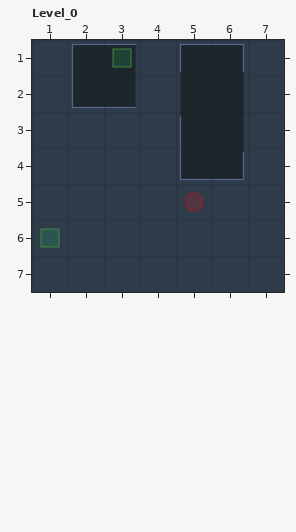
An edit to a level. LDtk project, assets/test_level.ldtk. The picture above was drawn from the file before the commit.
Cells are 256x256 px. Shown: Level_0 x 1..7, y 1..7.
The same view after the edit:
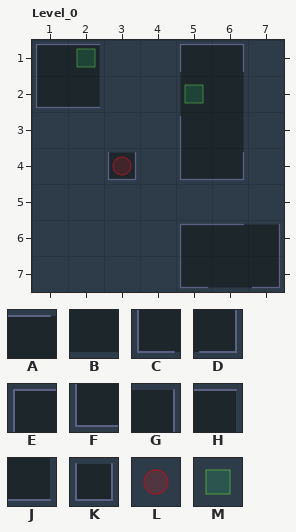
Key: from "Tileset_alt": A 3, B 6, C 8, D 9, E 12, F 28, G 33, H 35, J 43, K 45; from "Tileset_alt_limited_sizes": L 6, M 18.
Objects are placed by their top-left corner, in cells (3,4 is the top-left corner of cell 3,4); size is 1x1 cell unless given.
What changed:
{"where": "layer \"Time_machines\""}
{"was": "E \"Time_machine_part\" at 2,1", "now": "E \"Time_machine_part\" at 1,1"}
{"was": "H \"Time_machine_part\" at 3,1", "now": "H \"Time_machine_part\" at 2,1"}
{"was": "F \"Time_machine_part\" at 2,2", "now": "F \"Time_machine_part\" at 1,2"}
{"was": "J \"Time_machine_part\" at 3,2", "now": "J \"Time_machine_part\" at 2,2"}
{"now": "K \"Time_machine_part\" at 3,4"}
{"now": "D \"Time_machine_part\" at 7,7"}
{"now": "B \"Time_machine_part\" at 6,7"}
{"now": "C \"Time_machine_part\" at 5,7"}
{"now": "E \"Time_machine_part\" at 5,6"}
{"now": "A \"Time_machine_part\" at 6,6"}
{"now": "G \"Time_machine_part\" at 7,6"}
{"where": "layer \"Interactables\""}
{"was": "L \"Player\" at 5,5", "now": "L \"Player\" at 3,4"}
{"was": "M \"Box\" at 3,1", "now": "M \"Box\" at 2,1"}
{"was": "M \"Box\" at 1,6", "now": "M \"Box\" at 5,2"}
{"label":"changed","picture_box":[35,43,136,109]}
{"label":"new place","picture_box":[184,84,204,104]}
{"label":"changed","picture_box":[107,152,137,181]}
{"label":"changed","picture_box":[179,192,281,289]}
{"label":"old place","picture_box":[40,228,60,248]}
